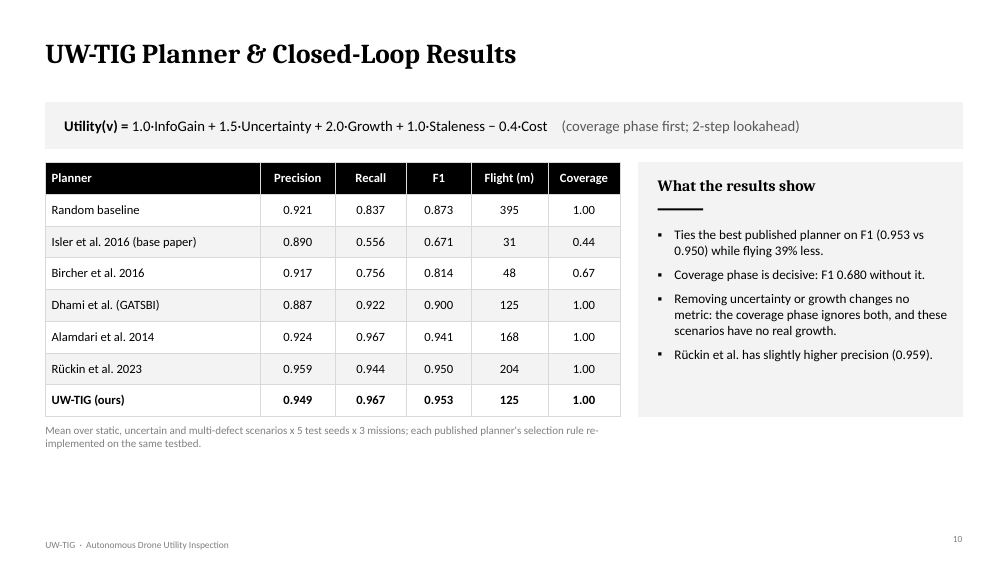
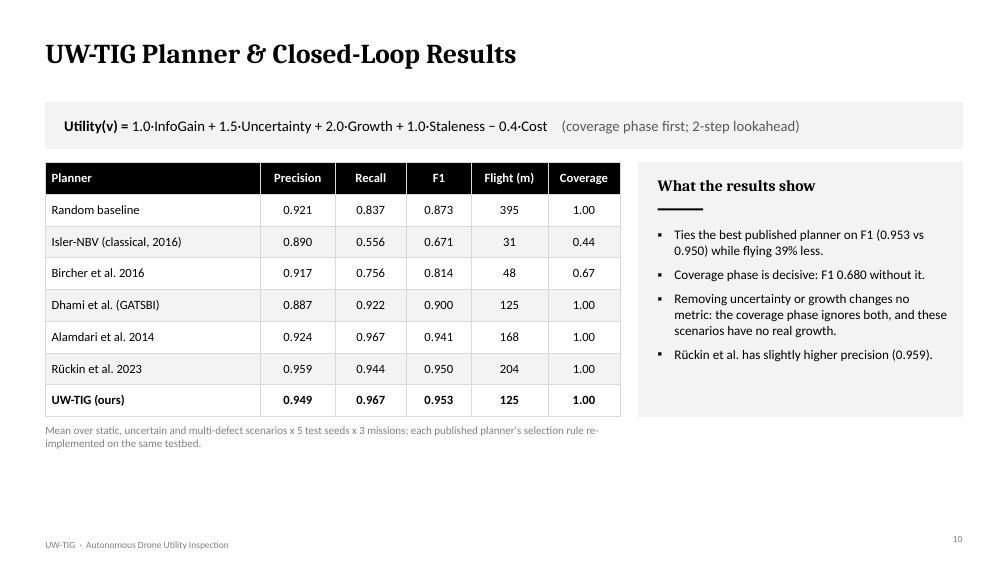
Before and after one commit to DrNeel11/project_work_1, a slide deck: slide 10 of drone-sim-today/Autonomous_Drone_Inspection_Progress.pptx. Drawn at 1008x567 pixels with LibreOffice and Linux fonts; fonts in the diff are those of the drawing. Boxes give left, top, right and bottom in pixels: in the first picture for what was removed or moved away, otherwise in the second. Text is boxed around its words. In the diff, an @@ line names an element or a change of style, - is before the commit and + after.

```diff
--- a/drone-sim-today/Autonomous_Drone_Inspection_Progress.pptx
+++ b/drone-sim-today/Autonomous_Drone_Inspection_Progress.pptx
@@ table at bbox=[45, 163, 620, 410] @@
-row 3, column 1: Isler et al. 2016 (base paper)
+row 3, column 1: Isler-NBV (classical, 2016)
```
Also in this commit, not shown: 5 other slides changed, 11 other files.
